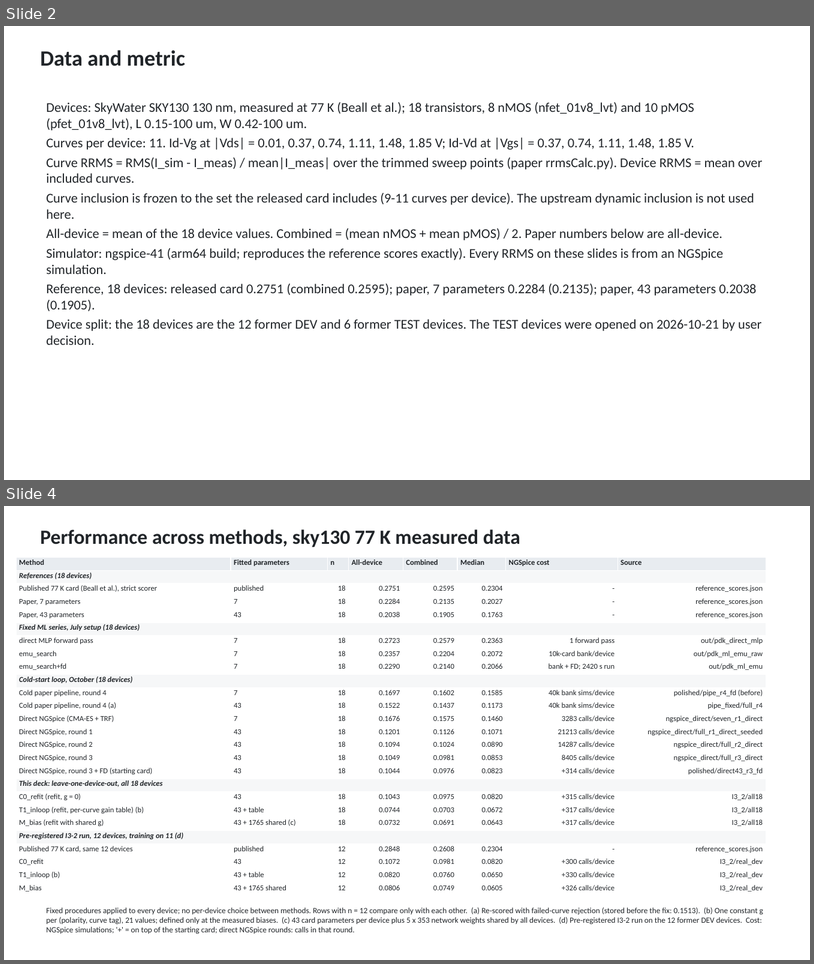
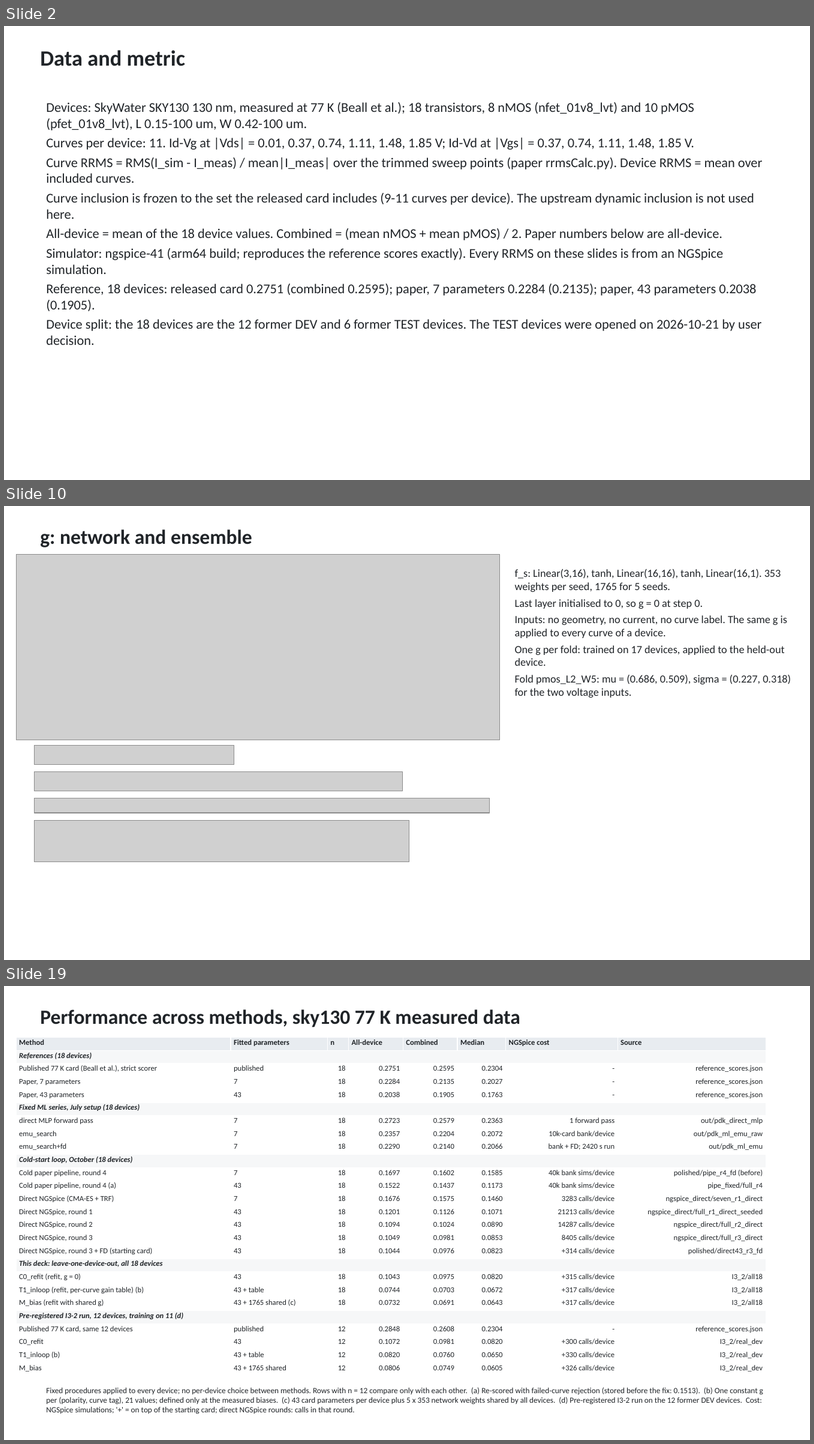
Before and after one commit to aaronw5/Cryo-Transistor-ML, a slide deck: slides/cryo_ml_mbias_real_data.pptx. Shown one above the other, each under a label of ours: slides 2 and 4 before the commit, slides 2, 10 and 19 after it; the slides between them are not shown. The pictures are 814x964 and 814x1444 pixels, drawn with LibreOffice and Linux fonts; fonts in the diff are those of the drawing; grey boxes stand for pictures. Boxes give left, top, right and bottom in pixels: in the first picture for what was removed or moved away, otherwise in the second. Text is boxed around its words. In the diff, an @@ line names an element or a change of style, - is before the commit and + after.

```diff
--- a/slides/cryo_ml_mbias_real_data.pptx
+++ b/slides/cryo_ml_mbias_real_data.pptx
@@ slide 10 added at (4,506,810,960), background #FFFFFF @@
@@ text added at (40,529,252,547), 24 pt, text #202428, bold @@
+g: network and ensemble
@@ picture added at (16,555,500,739) @@
@@ text added at (515,569,791,697), 13 pt, text #202428 @@
+f_s: Linear(3,16), tanh, Linear(16,16), tanh, Linear(16,1). 353 weights per seed, 1765 for 5 seeds.
+Last layer initialised to 0, so g = 0 at step 0.
+Inputs: no geometry, no current, no curve label. The same g is applied to every curve of a device.
+One g per fold: trained on 17 devices, applied to the held-out device.
+Fold pmos_L2_W5: mu = (0.686, 0.509), sigma = (0.227, 0.318) for the two voltage inputs.
@@ picture added at (34,745,234,765) @@
@@ picture added at (34,772,402,791) @@
@@ picture added at (34,798,490,813) @@
@@ picture added at (34,820,410,862) @@
@@ what was slide 4 is now slide 19 @@
```
Also in this commit, not shown: 15 other slides added, 1 slide removed, 4 other files.
